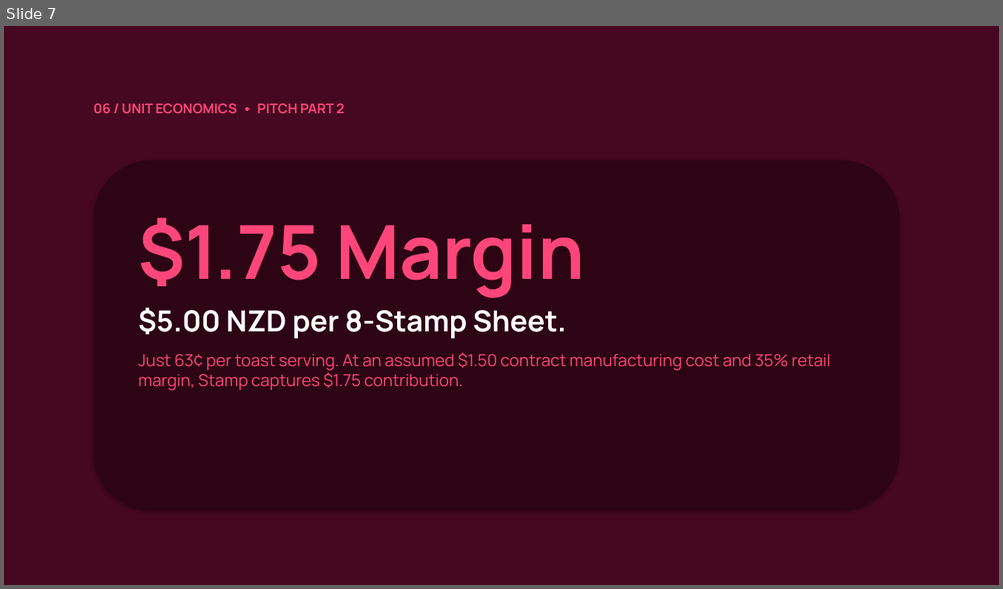
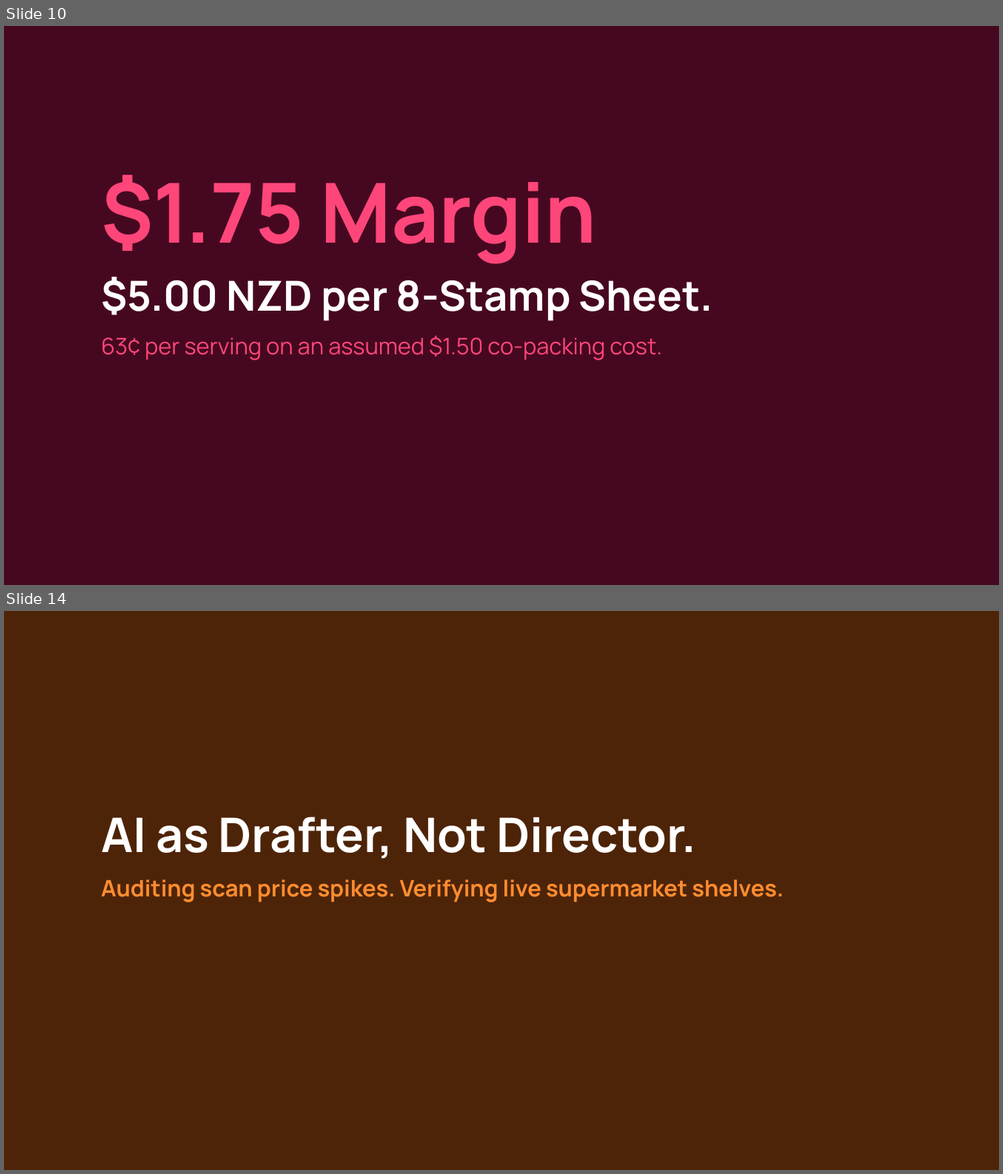
Before and after one commit to JacobCrume/stamp-spreads, a slide deck: presentation/Stamp-pitch.pptx. Shown one above the other, each under a label of ours: slide 7 before the commit, slides 10 and 14 after it; the slides between them are not shown. The pictures are 1003x589 and 1003x1174 pixels, drawn with LibreOffice and Linux fonts; fonts in the diff are those of the drawing. Boxes give left, top, right and bottom in pixels: in the first picture for what was removed or moved away, otherwise in the second. Text is boxed around its words. In the diff, an @@ line names an element or a change of style, - is before the commit and + after.

```diff
--- a/presentation/Stamp-pitch.pptx
+++ b/presentation/Stamp-pitch.pptx
@@ slide 14 added at [4,611,999,1170], background #FFFFFF @@
@@ rectangle added at [4,611,999,1170], fill #4E2408 @@
@@ text added at [101,817,783,903], 22 pt, text #FF8C30, bold @@
+AI as Drafter, Not Director.
+Auditing scan price spikes. Verifying live supermarket shelves.
@@ what was slide 7 is now slide 10 @@
@@ slide 10 changed as well @@
@@ text removed at [94,103,344,114] @@
-06 / UNIT ECONOMICS • PITCH PART 2
@@ rounded rectangle removed at [94,160,899,511] @@
@@ text at [101,175,712,321]: size 72 to 80 pt in "$1.75 Margin"; size 28 to 40 pt in "$5.00 NZD per 8-Stamp Sheet."; more space between paragraphs @@
@@ text "$1.75 Margin": place and size @@
-text "$1.75 Margin" at [138,218,831,391]
+text "$1.75 Margin" at [101,175,712,360]
@@ text at [101,335,662,360]: text changed; size 16 to 22 pt @@
-Just 63¢ per toast serving. At an assumed $1.50 contract manufacturing cost and 35% retail margin, Stamp captures $1.75 contribution.
+63¢ per serving on an assumed $1.50 co-packing cost.
```
Also in this commit, not shown: 5 other slides changed, 10 other slides added, 7 slides removed, 2 other files.
